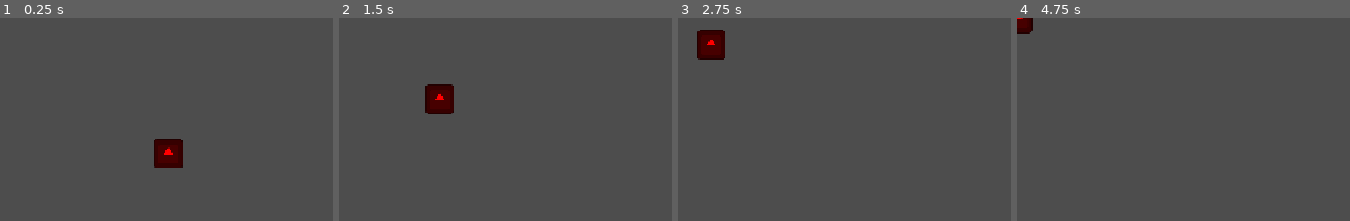
Above: before the commit, frames 1-4 (left to right).
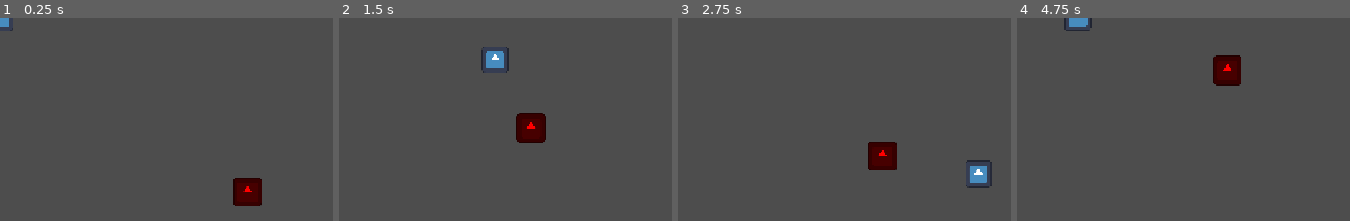
Above: after the commit, the same moments.

Repository: butteredsaltedtoast/haven-game
Game: Godot game, scene res://levels/main.tscn
The game is run twice, just before and just after one commit, with the same random seed, the same clock (stepped at 60 frames per second) and the same inputs. The engine's default icon, where the game draws it, is replaced by a stand-in: a white triangle on a blue panel in a dark square.
Inputs:
- Up to frame 1 (0.25 s): no input
- Up to frame 2 (1.5 s): hold D (right) 0.53-1.28 s; hold S (down) from 1.28 s (still down)
- Up to frame 3 (2.75 s): release S (down) at 2.03 s; hold D (right) from 2.03 s (still down)
- Up to frame 4 (4.75 s): release D (right) at 2.78 s; hold W (up) 2.78-3.53 s; hold A (left) from 3.53 s (still down)

The runs differ from the first frame. In frame 1, 2.6% of the frame differs, in the area x 0-79%, y 0-93%; in frame 2, 3.2%, in the area x 25-63%, y 14-62%; in frame 3, 3.1%; in frame 4, 2.0%.

Commit message:
general cleanup

Diff:
--- a/enemy/enemy.gd
+++ b/enemy/enemy.gd
@@ -3,15 +3,7 @@
 @export var SPEED: float = 100.0
 @export var DAMAGE: float = 20.0
 
-@onready var player_pos = Vector2(0, 0) # hey!! replace this later!!!!! because! it's a placeholder. mhm.
-
-func _ready() -> void:
-	pass #will be needed laterrr
-
-func _physics_process(delta: float) -> void:
-	var direction = global_position.direction_to(player_pos)
+func _physics_process(_delta: float) -> void:
+	var direction = global_position.direction_to(GameState.player.global_position)
 	velocity = direction * SPEED
 	move_and_slide()
-
-func _process(delta: float) -> void:
-	pass #idk do smth here if u wanttt
--- a/globals/game_state.gd
+++ b/globals/game_state.gd
@@ -1,11 +1,5 @@
 extends Node
 
-
-# Called when the node enters the scene tree for the first time.
-func _ready() -> void:
-	pass # Replace with function body.
-
-
-# Called every frame. 'delta' is the elapsed time since the previous frame.
-func _process(delta: float) -> void:
-	pass
+var player: Player
+var hp: float
+var xp: float
--- a/levels/main.tscn
+++ b/levels/main.tscn
@@ -2,10 +2,15 @@
 
 [ext_resource type="PackedScene" uid="uid://d4lafqtye8x3m" path="res://enemy/enemy.tscn" id="1_2262g"]
 [ext_resource type="PackedScene" uid="uid://dir0jgq63k00u" path="res://levels/room.tscn" id="2_wdj6m"]
+[ext_resource type="PackedScene" uid="uid://bfdyfwu8s2lu7" path="res://player/player.tscn" id="3_l8qe7"]
 
-[node name="Main" type="Node2D" unique_id=563525661]
+[node name="Main" type="Node2D" unique_id=1332508145]
+
+[node name="Player" parent="." unique_id=1749583320 instance=ExtResource("3_l8qe7")]
 
 [node name="Enemy" parent="." unique_id=735161595 instance=ExtResource("1_2262g")]
-position = Vector2(262, 211)
+position = Vector2(377, 265)
 
-[node name="Room" parent="." unique_id=1958279009 instance=ExtResource("2_wdj6m")]
+[node name="Room" parent="." unique_id=563525661 instance=ExtResource("2_wdj6m")]
+
+[node name="Camera2D" type="Camera2D" parent="." unique_id=456058448]
--- a/player_scripts/player_movement.gd
+++ b/player/player.gd
@@ -1,6 +1,13 @@
+class_name Player
 extends CharacterBody2D
 
-@export var SPEED = 300.0
+@export var speed: float = 300.0
+@export var max_hp: float = 100.0
+
+var hp: float = 0.0
+var level: float = 0.0
+var xp: float = 0
+
 
 enum STATES {
 IDLE,
@@ -11,15 +18,17 @@
 
 var current_state = STATES.IDLE
 
-func _physics_process(delta: float) -> void:
+func _ready() -> void:
+	GameState.player = self
+
+func _physics_process(_delta: float) -> void:
 	var direction = Input.get_vector("left", "right", "up", "down")
-	velocity = direction * SPEED
+	velocity = direction * speed
 	if direction:
 		current_state = STATES.MOVING
 	if current_state == STATES.MOVING:
-		print("moving")
+		pass
 	elif not direction:
 		current_state = STATES.IDLE
-		print("not moving")
 
 	move_and_slide()
--- a/player_scenes/player.tscn
+++ b/player/player.tscn
@@ -1,15 +1,16 @@
 [gd_scene format=3 uid="uid://bfdyfwu8s2lu7"]
 
-[ext_resource type="Script" uid="uid://vxm50drr35ye" path="res://player_scripts/player_movement.gd" id="1_i0non"]
+[ext_resource type="Script" uid="uid://vxm50drr35ye" path="res://player/player.gd" id="1_i0non"]
 [ext_resource type="Texture2D" uid="uid://cts4uf54q8g4j" path="res://icon.svg" id="2_mvt22"]
 
 [sub_resource type="CircleShape2D" id="CircleShape2D_g4v7s"]
+radius = 17.029387
 
-[node name="CharacterBody2D" type="CharacterBody2D" unique_id=1749583320]
+[node name="Player" type="CharacterBody2D" unique_id=1749583320]
 script = ExtResource("1_i0non")
 
 [node name="Sprite2D" type="Sprite2D" parent="." unique_id=89944007]
-scale = Vector2(0.125, 0.125)
+scale = Vector2(0.296875, 0.296875)
 texture = ExtResource("2_mvt22")
 
 [node name="CollisionShape2D" type="CollisionShape2D" parent="." unique_id=1669053872]
--- a/project.godot
+++ b/project.godot
@@ -14,6 +14,10 @@
 run/main_scene="uid://dir0jgq63k00u"
 config/features=PackedStringArray("4.7", "GL Compatibility")
 config/icon="res://icon.svg"
+
+[autoload]
+
+GameState="*uid://bio5w2xplunds"
 
 [display]
 
Renamed: player_scripts/player_movement.gd.uid -> player/player.gd.uid
